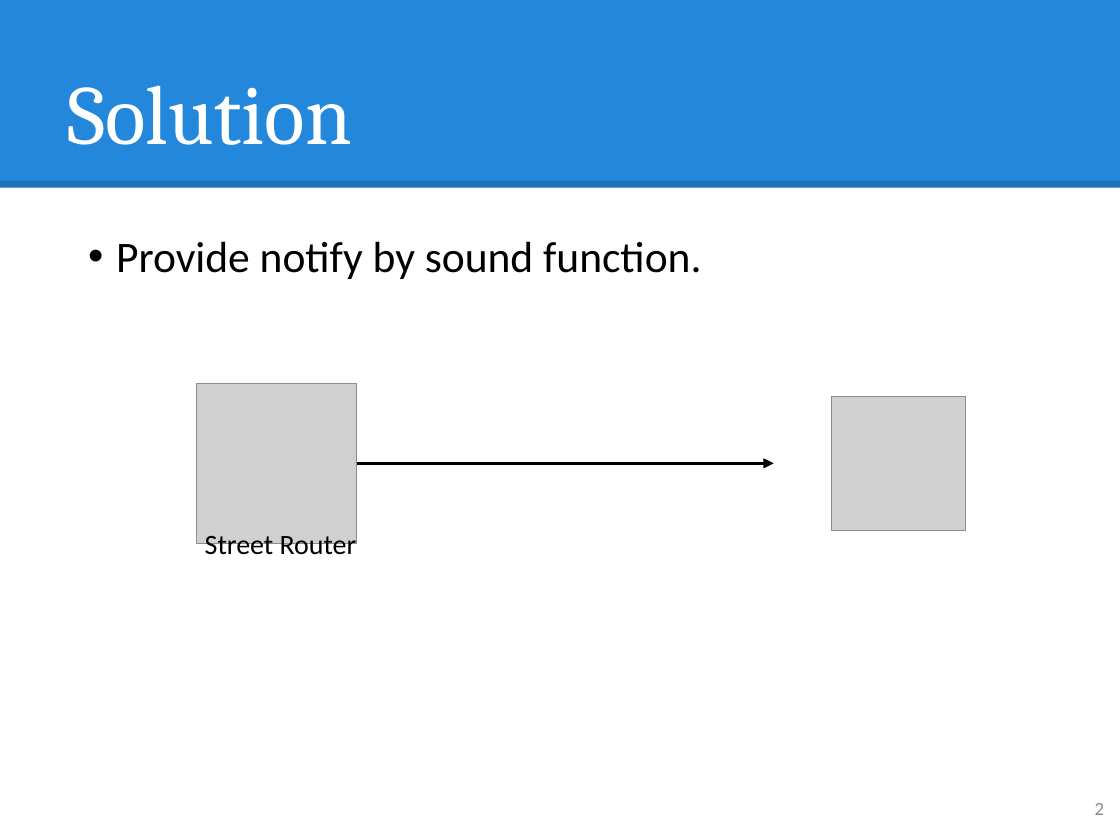
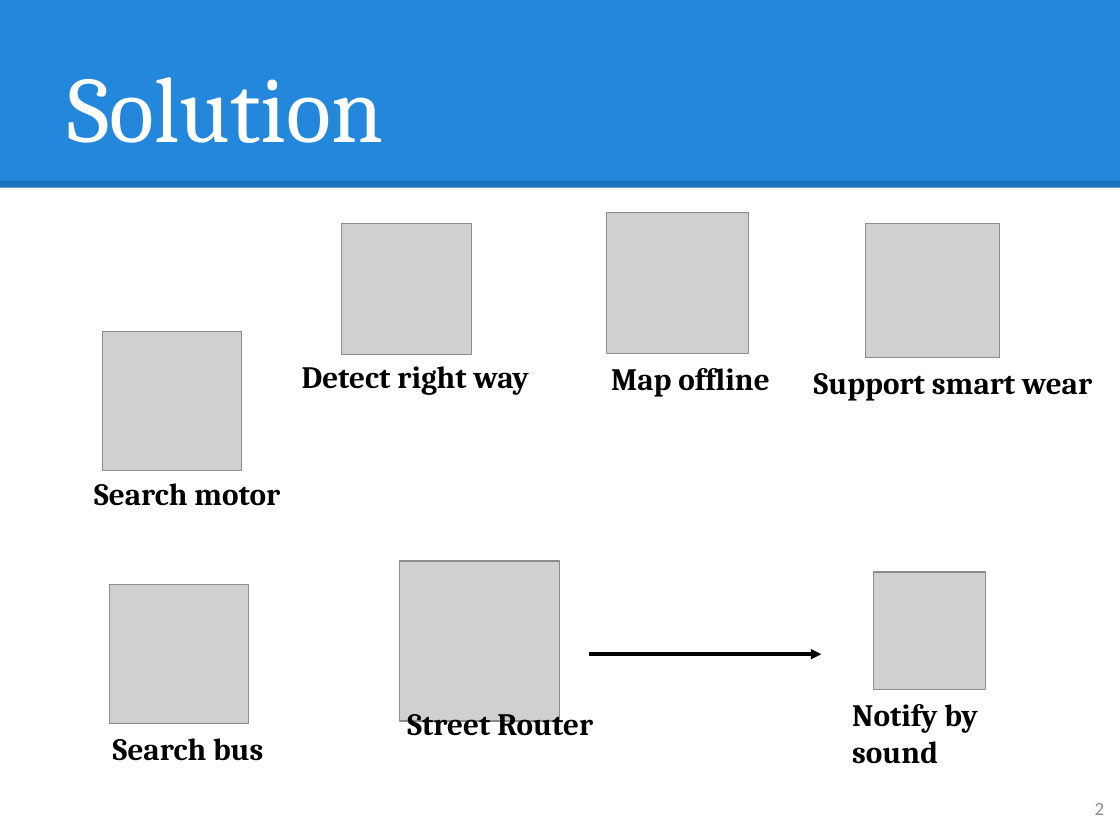
Before and after one commit to hqt/street-router, a slide deck: slide 2 of Document/presentation/nam/8 voice notify.pptx. Drawn at 1120x840 pixels with LibreOffice and Linux fonts; fonts in the diff are those of the drawing; grey boxes stand for pictures. Boxes give left, top, right and bottom in pixels: in the first picture for what was removed or moved away, otherwise in the second. Text is boxed around its words. In the diff, an @@ line names an element or a change of style, - is before the commit and + after.

```diff
--- a/Document/presentation/nam/8 voice notify.pptx
+++ b/Document/presentation/nam/8 voice notify.pptx
@@ title "Solution" at [67,77,383,143]: size 54 to 60 pt @@
@@ picture added at [342,224,473,355] @@
@@ picture added at [607,213,748,354] @@
@@ picture added at [866,224,1000,358] @@
@@ picture added at [102,332,241,470] @@
@@ picture removed at [197,383,357,543] @@
@@ text added at [302,366,529,395], 20 pt, text #000000, bold @@
+Detect right way
@@ text added at [611,368,769,397], 20 pt, text #000000, bold @@
+Map offline
@@ text added at [814,373,1092,401], 20 pt, text #000000, bold @@
+Support smart wear
@@ arrow removed from (357, 464) to (774, 464) @@
@@ text added at [94,483,280,506], 20 pt, text #000000, bold @@
+Search motor
@@ picture added at [400,561,560,721] @@
@@ picture added at [110,585,249,724] @@
@@ picture: place and size @@
-picture at [831,396,965,531]
+picture at [874,572,986,690]
@@ arrow added from (589, 654) to (821, 654), #000000 2.25 pt @@
@@ text "Street Router": place and size @@
-text "Street Router" at [205,531,357,561]
+text "Street Router" at [407,706,593,741]
@@ text "Street Router" at [407,706,593,741]: size 18 to 20 pt, font Calibri to Cambria, bold on @@
@@ text at [852,704,977,764]: text changed; size 28 to 20 pt; font Calibri to Cambria; bold on @@
-• Provide notify by sound function.
+Notify by sound
@@ text added at [113,738,263,761], 20 pt, text #000000, bold @@
+Search bus
```
Also in this commit, not shown: 1 other slide changed, 4 other files.
